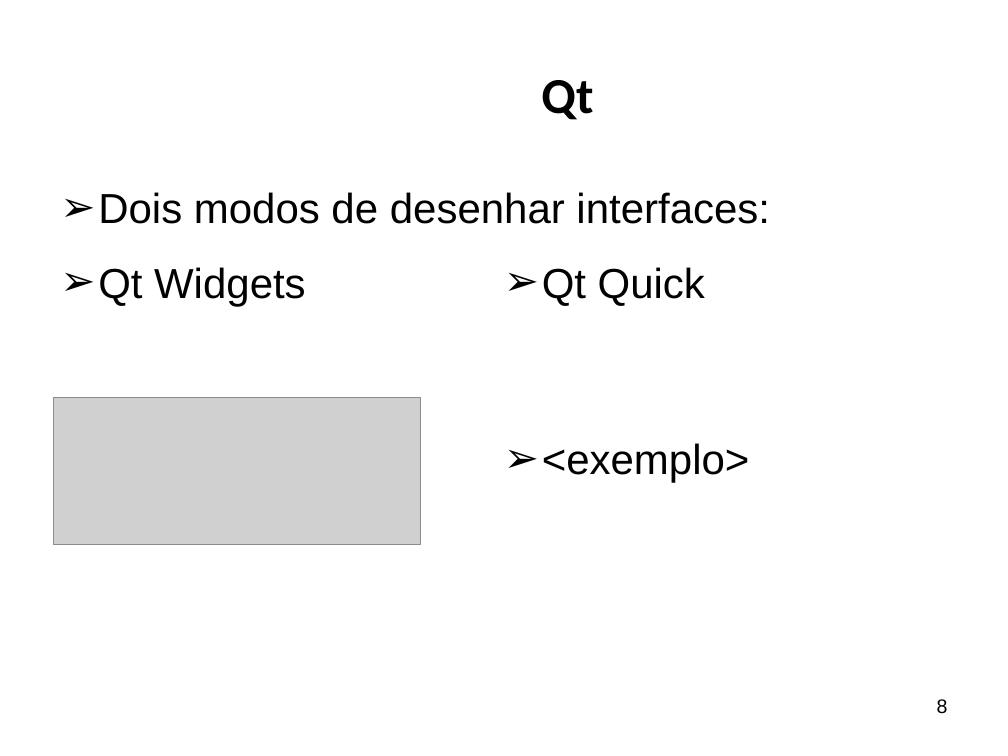
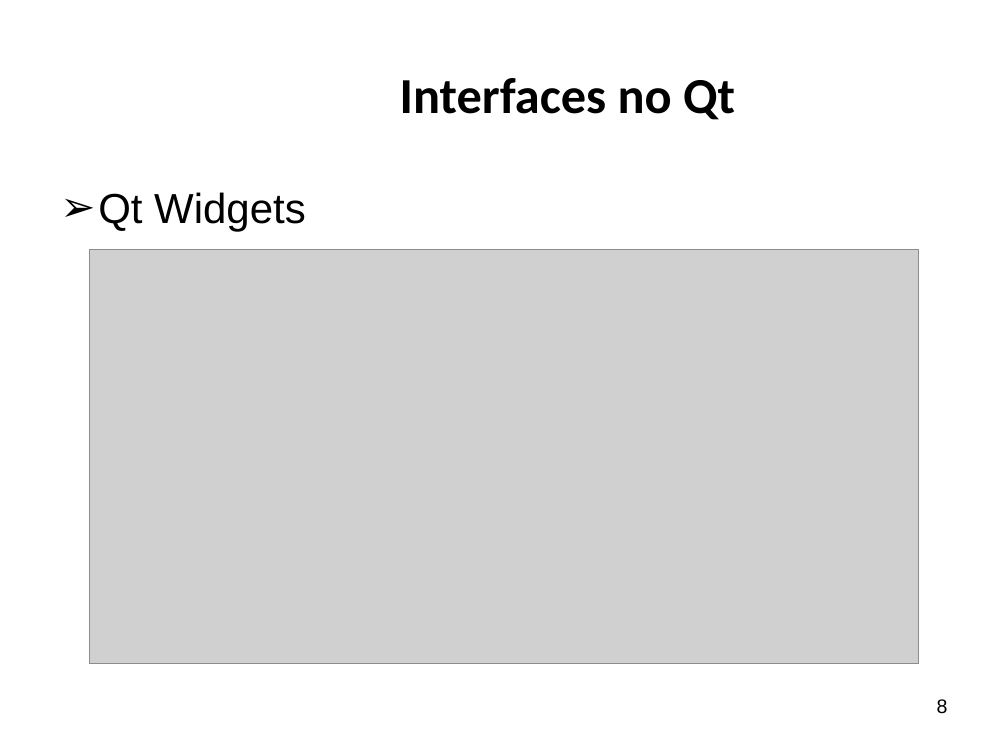
Before and after one commit to ricardopetrere/TCC_FTT, a slide deck: slide 8 of documentos/Apresentação Banca.pptx. Drawn at 1008x756 pixels with LibreOffice and Linux fonts; fonts in the diff are those of the drawing; grey boxes stand for pictures; background and template pictures are left out. Boxes give left, top, right and bottom in pixels: in the first picture for what was removed or moved away, otherwise in the second. Text is boxed around its words. In the diff, an @@ line names an element or a change of style, - is before the commit and + after.

```diff
--- a/documentos/Apresentação Banca.pptx
+++ b/documentos/Apresentação Banca.pptx
@@ title at bbox=[400, 78, 735, 120]: text changed @@
-Qt
+Interfaces no Qt
@@ text at bbox=[98, 192, 306, 231]: text changed @@
-➢ Dois modos de desenhar interfaces:
+➢ Qt Widgets
@@ picture added at bbox=[90, 250, 918, 664] @@
@@ text removed at bbox=[98, 267, 750, 482] @@
-➢ Qt Widgets
-➢ Qt Quick
-➢ <exemplo>
@@ picture removed at bbox=[53, 397, 420, 544] @@
```
Also in this commit, not shown: 8 other slides changed, 1 slide added, 1 other file.
